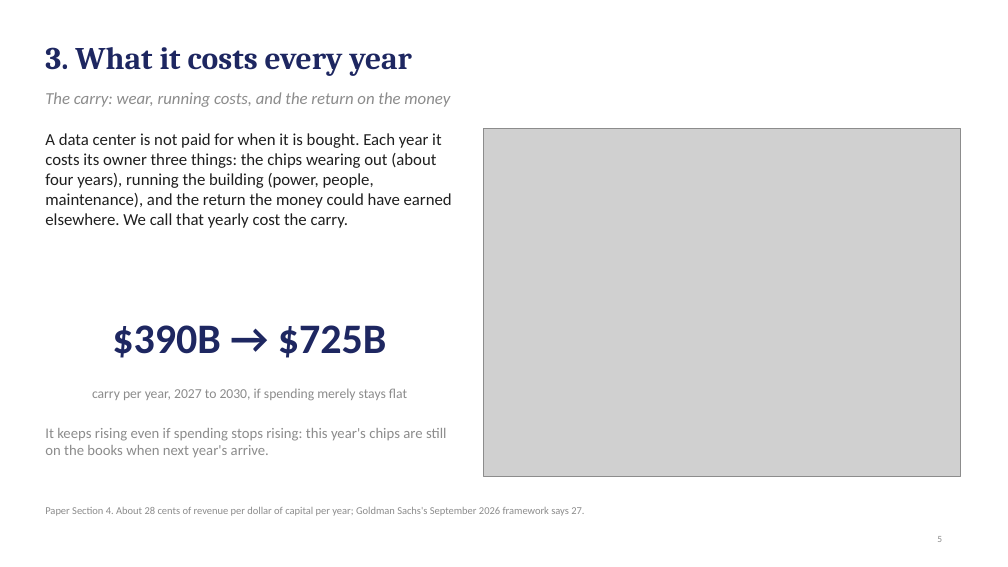
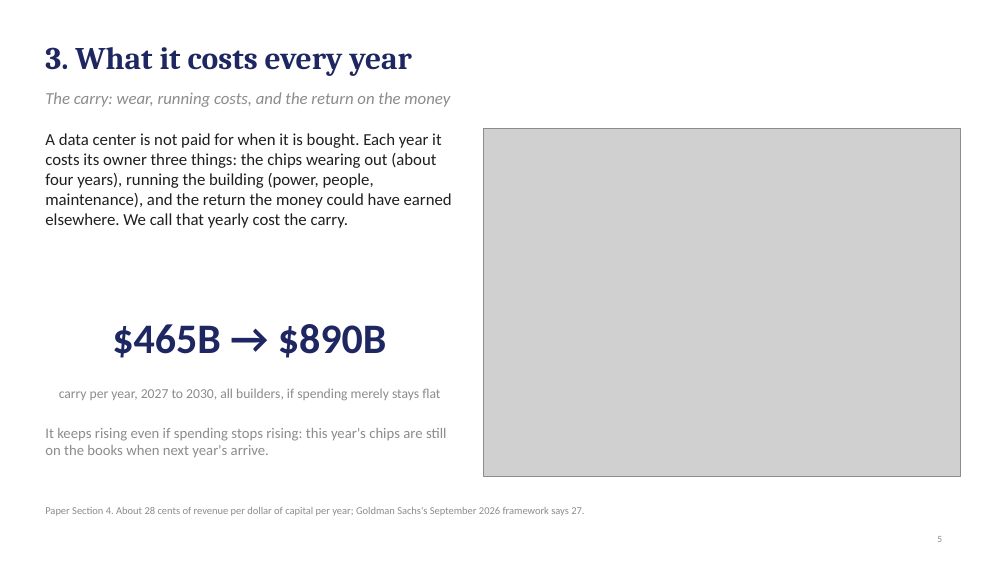
Before and after one commit to desfitz/ai-compute-limits, a slide deck: slide 5 of paper/easy_deck_v29.pptx. Drawn at 1008x567 pixels with LibreOffice and Linux fonts; fonts in the diff are those of the drawing; grey boxes stand for pictures. Boxes give left, top, right and bottom in pixels: in the first picture for what was removed or moved away, otherwise in the second. Text is boxed around its words. In the diff, an @@ line names an element or a change of style, - is before the commit and + after.

```diff
--- a/paper/easy_deck_v29.pptx
+++ b/paper/easy_deck_v29.pptx
@@ text at [112, 324, 387, 358]: text changed @@
-$390B → $725B
+$465B → $890B
@@ text at [59, 388, 440, 400]: text changed @@
-carry per year, 2027 to 2030, if spending merely stays flat
+carry per year, 2027 to 2030, all builders, if spending merely stays flat
```
Also in this commit, not shown: 14 other slides changed, 18 other files.
